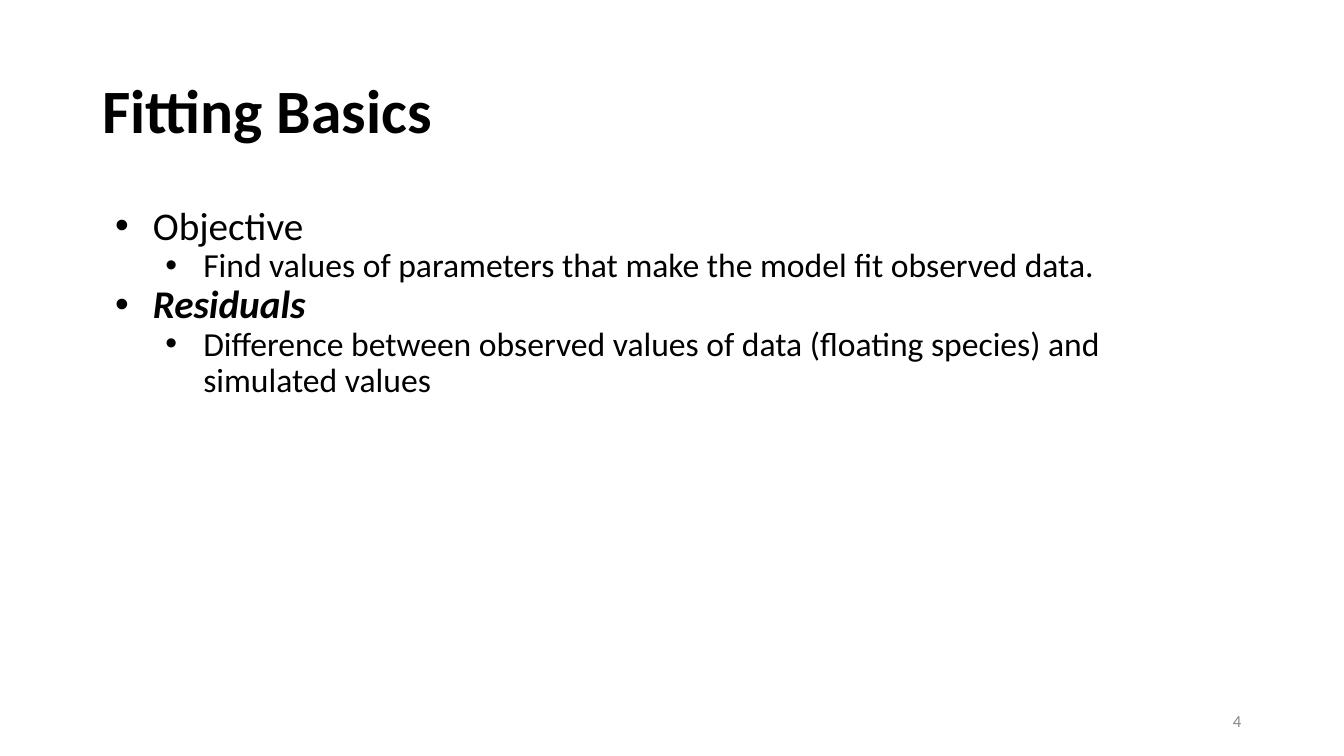
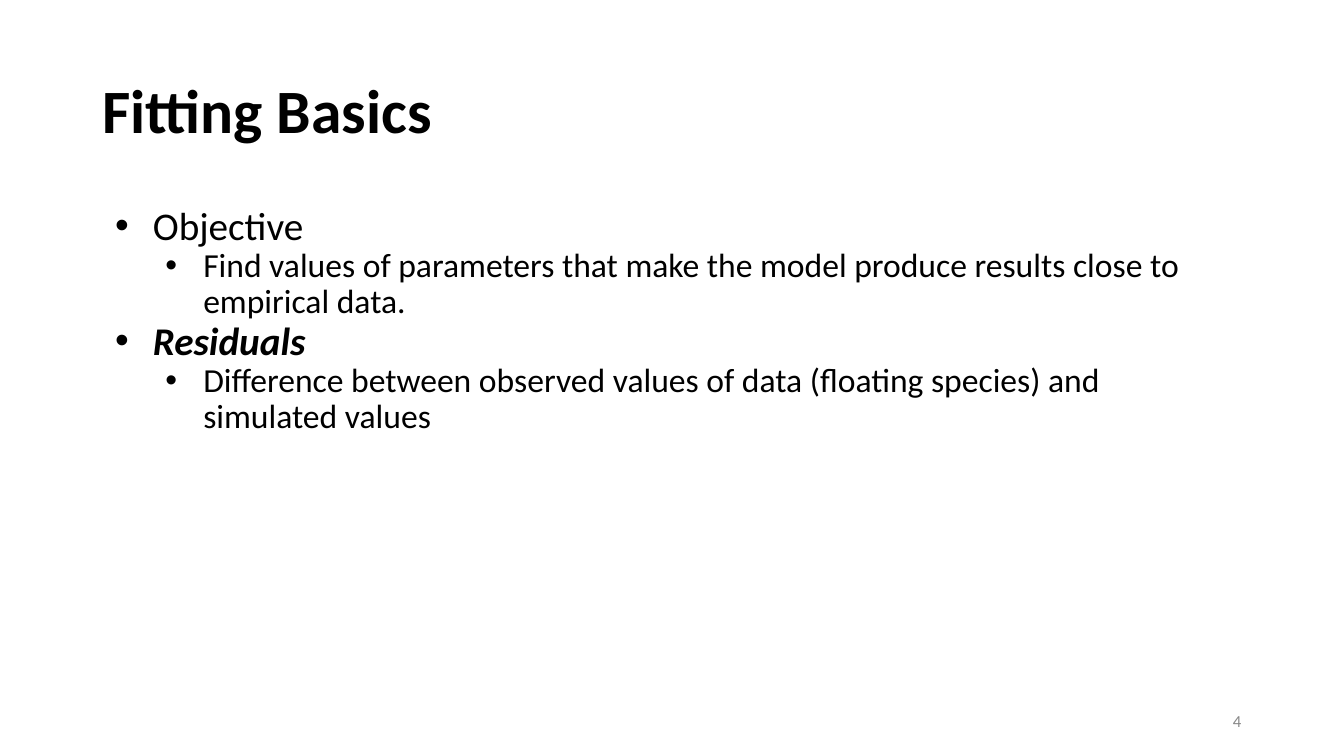
Before and after one commit to joseph-hellerstein/network-modeling-summer-school, a slide deck: slide 4 of 2022/Parameter-Estimation/Parameter-Fitting-Part-1a-Overview.pptx. Drawn at 1344x756 pixels with LibreOffice and Linux fonts; fonts in the diff are those of the drawing. Boxes give left, top, right and bottom in pixels: in the first picture for what was removed or moved away, otherwise in the second. Text is boxed around its words. In the diff, an @@ line names an element or a change of style, - is before the commit and + after.

```diff
--- a/2022/Parameter-Estimation/Parameter-Fitting-Part-1a-Overview.pptx
+++ b/2022/Parameter-Estimation/Parameter-Fitting-Part-1a-Overview.pptx
@@ text at bbox=[203, 253, 1179, 319]: text changed @@
-  • Find values of parameters that make the model fit observed data.
+  • Find values of parameters that make the model produce results close to empirical data.
```
Also in this commit, not shown: 3 other slides changed, 2 other files.
